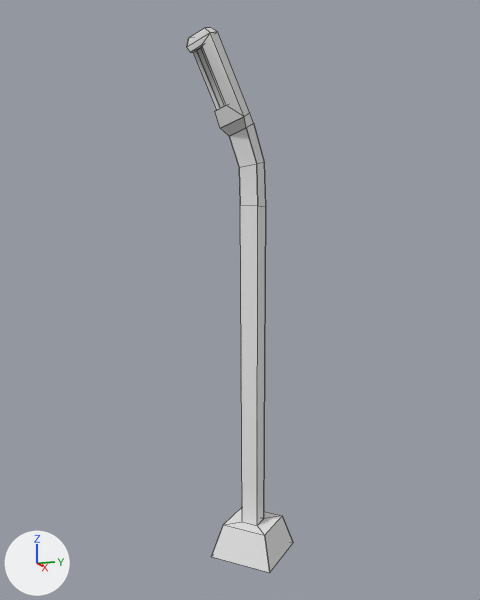
The Blender file Sources/Meshes/Lamp.blend, before and after one commit.
One viewpoint serves both versions: a camera (50 mm lens) standing at (7.03, -2.6, 1.47) and looking at (-0.03, -0.18, 0.19). The axes (+X, +Y, +Z) are drawn at lower left. The lights are the same throughout. Mesh edges are drawn as thin lines.

Objects in the first picture: 'Lamp'.
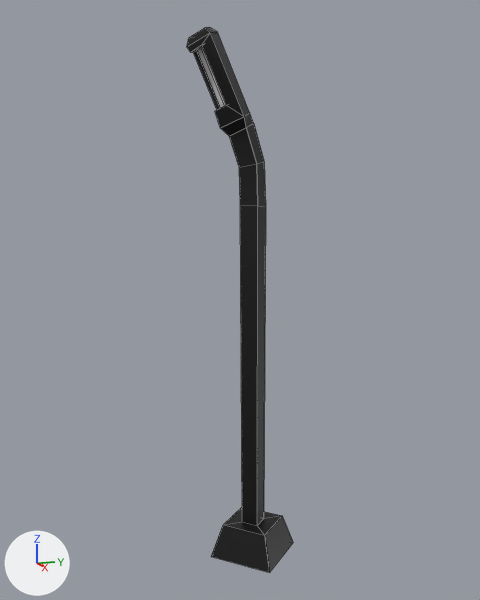
The newer file is also turned or shifted as a whole; pictures and numbers use the older file's frame.

Location of each change, [x1, y1, x2, y2] in pixels of the pictures (480 x 600 px):
'Lamp', surface changed (grey to black): [187, 27, 293, 573] in both

Diff of the bpy script that builds the scene:
```diff
--- a/Sources/Meshes/Lamp.blend.py
+++ b/Sources/Meshes/Lamp.blend.py
@@ img_lamp @@
+img_lamp = load_image('Lamp', '../../Orbiter/Textures/UACS/Lamp.dds', 512, 512, 'sRGB')
@@ mat_lamp @@
-mat_lamp = diffuse_material('Lamp')
-mat_lamp.base_color = (0.8, 0.8, 0.8)  # white #e7e7e7
+mat_lamp = principled_material('Lamp')
+mat_lamp.texture = img_lamp
```
